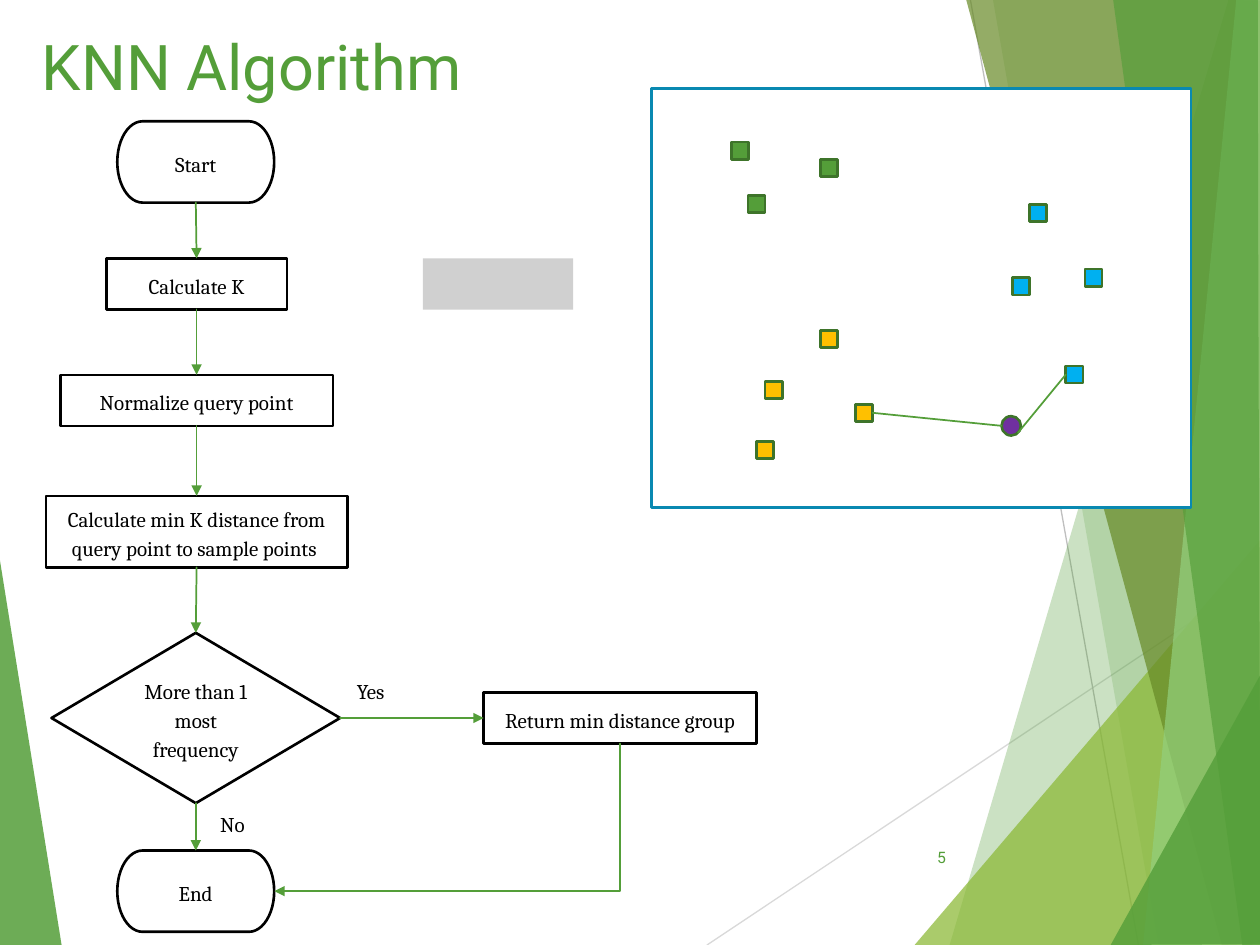
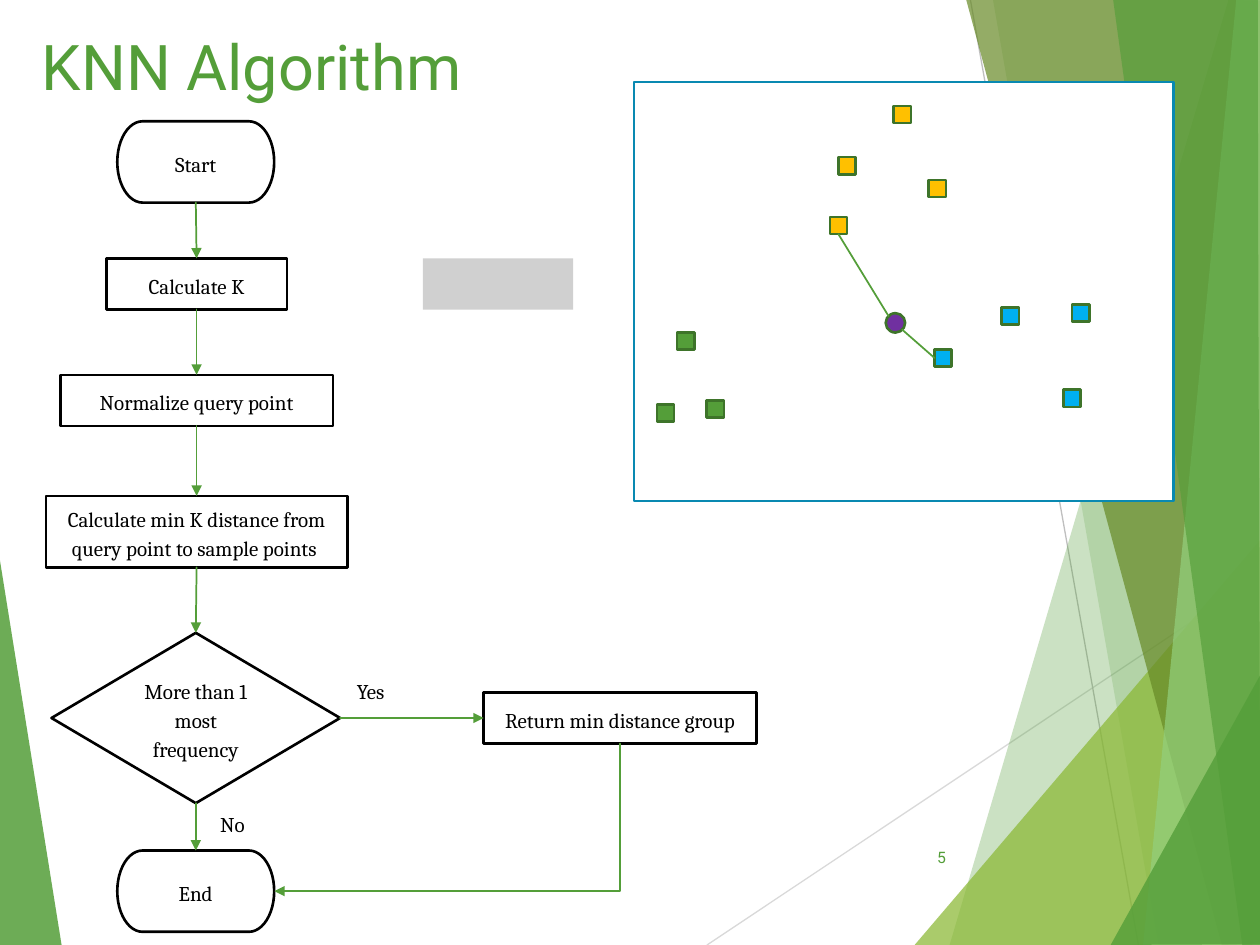
Before and after one commit to tienlx93/capstone-ors, a slide deck: slide 5 of doc/Algorithm.pptx. Drawn at 1260x945 pixels with LibreOffice and Linux fonts; fonts in the diff are those of the drawing; grey boxes stand for pictures. Boxes give left, top, right and bottom in pixels: in the first picture for what was removed or moved away, otherwise in the second. Text is boxed around its words. In the diff, an @@ line names an element or a change of style, - is before the commit and + after.

Commit message:
-fix mobile & algorithm

```diff
--- a/doc/Algorithm.pptx
+++ b/doc/Algorithm.pptx
@@ rectangle: place and size @@
-rectangle at [651, 88, 1191, 508]
+rectangle at [634, 82, 1173, 501]
@@ rectangle: place and size @@
-rectangle at [856, 404, 873, 422]
+rectangle at [893, 106, 911, 123]
@@ rectangle removed at [732, 142, 750, 160] @@
@@ rectangle: place and size @@
-rectangle at [820, 160, 838, 178]
+rectangle at [838, 158, 856, 175]
@@ rectangle at [838, 158, 856, 175]: fill #549E39 to #FFC000 @@
@@ rectangle added at [929, 180, 946, 198], fill #FFC000, outline #3E752A 1.5 pt @@
@@ rectangle: place and size @@
-rectangle at [820, 330, 838, 348]
+rectangle at [830, 217, 848, 234]
@@ line added from (888, 316) to (838, 234), #549E39 1 pt @@
@@ ellipse: place and size @@
-ellipse at [1002, 416, 1021, 435]
+ellipse at [886, 314, 905, 333]
@@ rectangle: place and size @@
-rectangle at [1012, 277, 1029, 295]
+rectangle at [1002, 307, 1019, 325]
@@ rectangle: place and size @@
-rectangle at [1085, 270, 1102, 287]
+rectangle at [1072, 305, 1090, 323]
@@ rectangle: place and size @@
-rectangle at [748, 195, 766, 213]
+rectangle at [677, 333, 694, 350]
@@ line moved from (1018, 432) - (1066, 374) to (902, 330) - (935, 358) @@
@@ rectangle: place and size @@
-rectangle at [1029, 204, 1047, 222]
+rectangle at [935, 349, 953, 367]
@@ rectangle: place and size @@
-rectangle at [1066, 367, 1084, 384]
+rectangle at [1063, 389, 1081, 407]
@@ rectangle at [656, 404, 674, 422]: fill #FFC000 to #549E39 @@
@@ rectangle: place and size @@
-rectangle at [756, 441, 774, 459]
+rectangle at [656, 404, 674, 422]
@@ rectangle: place and size @@
-rectangle at [765, 382, 782, 399]
+rectangle at [707, 401, 724, 418]
@@ rectangle at [707, 401, 724, 418]: fill #FFC000 to #549E39 @@
@@ line removed from (1002, 426) to (873, 413) @@
```
Also in this commit, not shown: 2 other slides changed, 1 other file.
